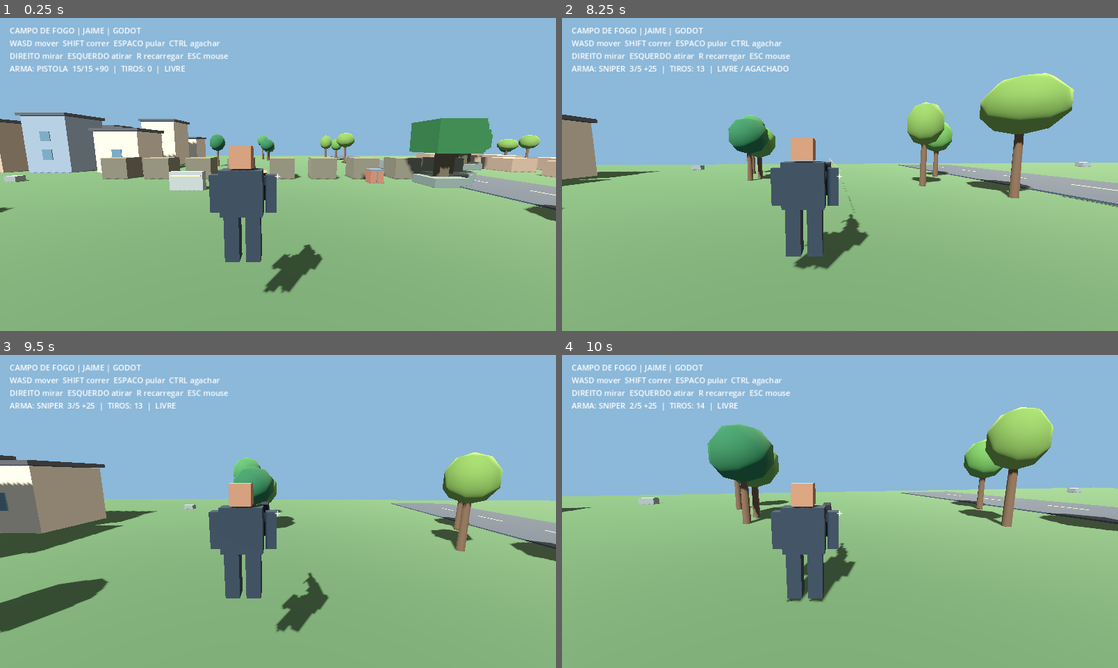
Above: before the commit, frames 1-4 (two rows, left to right).
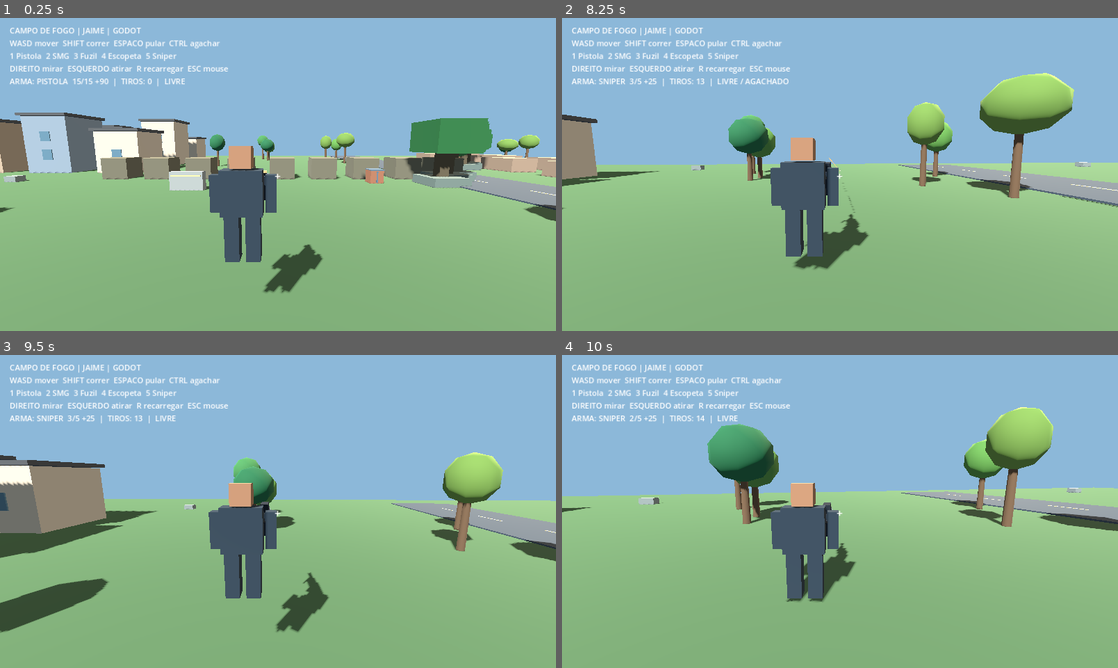
Above: after the commit, the same moments.

Repository: jaime66fla-crypto/gameteste
Game: Godot game, scene res://scenes/main.tscn
The game is run twice, just before and just after one commit, with the same random seed, the same clock (stepped at 60 frames per second) and the same inputs.
Inputs (mouse positions are in pixels of both pictures, inside the frame that each line leads up to):
- Up to frame 1 (0.25 s): no input
- Up to frame 2 (8.25 s): tap Enter at 0.5 s; move the mouse to (867, 174) at 0.52 s; hold Right mouse button (aim) 0.53-1.28 s; hold W (move_forward) 0.53-5.78 s; click (867, 174) at 0.67 s; tap Space (jump) at 0.77, 1.52, 3.02, 3.77, 4.25, 4.52, 6.02, 6.77, 7.52 s; move the mouse to (812, 174) at 1.27 s; tap Ctrl (crouch) at 1.35 s; click (812, 174) at 1.42 s; move the mouse to (851, 168) at 2.02 s; press the mouse at (851, 168) at 2.03 s; move the mouse to (834, 180) at 2.77 s; release the mouse at (834, 180) at 2.78 s; tap Shift (sprint) at 2.85 s; click (834, 180) at 2.92 s; move the mouse to (878, 177) at 3.52 s; tap 1 at 3.6 s; click (878, 177) at 3.67 s; move the mouse to (795, 171) at 4.27 s; tap 2 at 4.35 s; click (795, 171) at 4.42 s; move the mouse to (845, 174) at 5.02 s; tap 3 at 5.1 s; click (845, 174) at 5.17 s; move the mouse to (817, 168) at 5.77 s; hold D (move_right) 5.78-6.53 s; tap 4 at 5.85 s; click (817, 168) at 5.92 s; move the mouse to (867, 174) at 6.52 s; hold W (move_forward) from 6.53 s (still down); tap 5 at 6.6 s; click (867, 174) at 6.67 s; move the mouse to (812, 174) at 7.27 s; right-click (812, 174) at 7.35 s; click (812, 174) at 7.42 s; move the mouse to (851, 168) at 8.02 s; hold Ctrl (crouch) from 8.03 s (still down); click (851, 168) at 8.17 s
- Up to frame 3 (9.5 s): move the mouse to (272, 517) at 8.77 s; release W (move_forward) at 8.78 s; release Ctrl (crouch) at 8.78 s; hold A (move_left) from 8.78 s (still down); click (272, 517) at 8.85 s; tap Space (jump) at 9.02 s
- Up to frame 4 (10 s): move the mouse to (878, 514) at 9.52 s; release A (move_left) at 9.53 s; hold W (move_forward) from 9.53 s (still down); hold Shift (sprint) from 9.53 s (still down); click (878, 514) at 9.67 s; tap Space (jump) at 9.77 s

The runs differ from the first frame. In frame 1, 1.1% of the frame differs, in the area x 1-41%, y 11-22%; in frame 2, 1.2%; in frame 3, 1.1%; in frame 4, 1.1%.

Commit message:
fix(godot): show arsenal keyboard controls in on-screen HUD

Diff:
--- a/godot/scripts/main.gd
+++ b/godot/scripts/main.gd
@@ -111,4 +111,4 @@
 
 func _process(_delta: float) -> void:
     if player and hud:
-        hud.text = "CAMPO DE FOGO | JAIME | GODOT\nWASD mover  SHIFT correr  ESPACO pular  CTRL agachar\nDIREITO mirar  ESQUERDO atirar  R recarregar  ESC mouse\n" + player.status_text()
+        hud.text = "CAMPO DE FOGO | JAIME | GODOT\nWASD mover  SHIFT correr  ESPACO pular  CTRL agachar\n1 Pistola  2 SMG  3 Fuzil  4 Escopeta  5 Sniper\nDIREITO mirar  ESQUERDO atirar  R recarregar  ESC mouse\n" + player.status_text()
